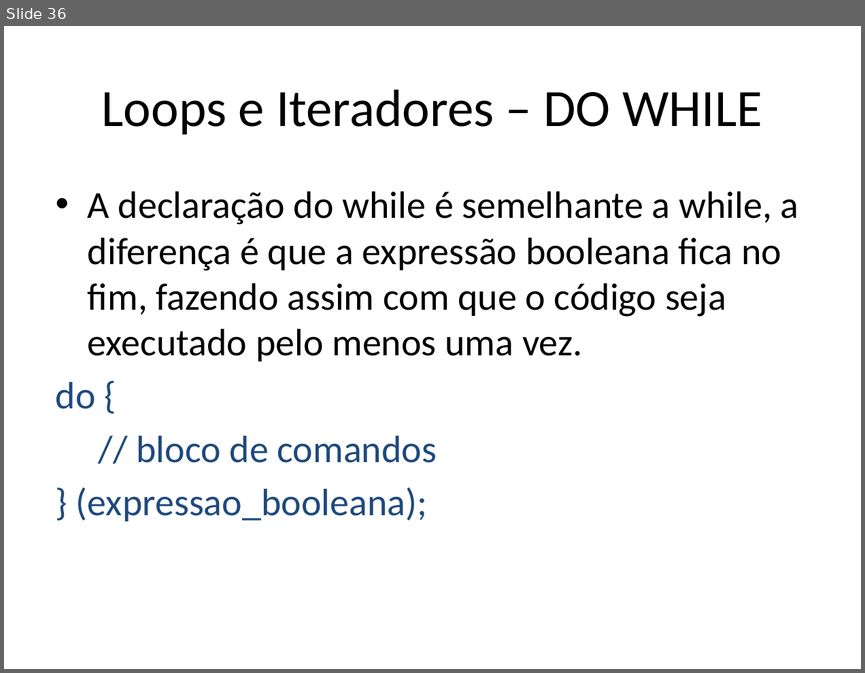
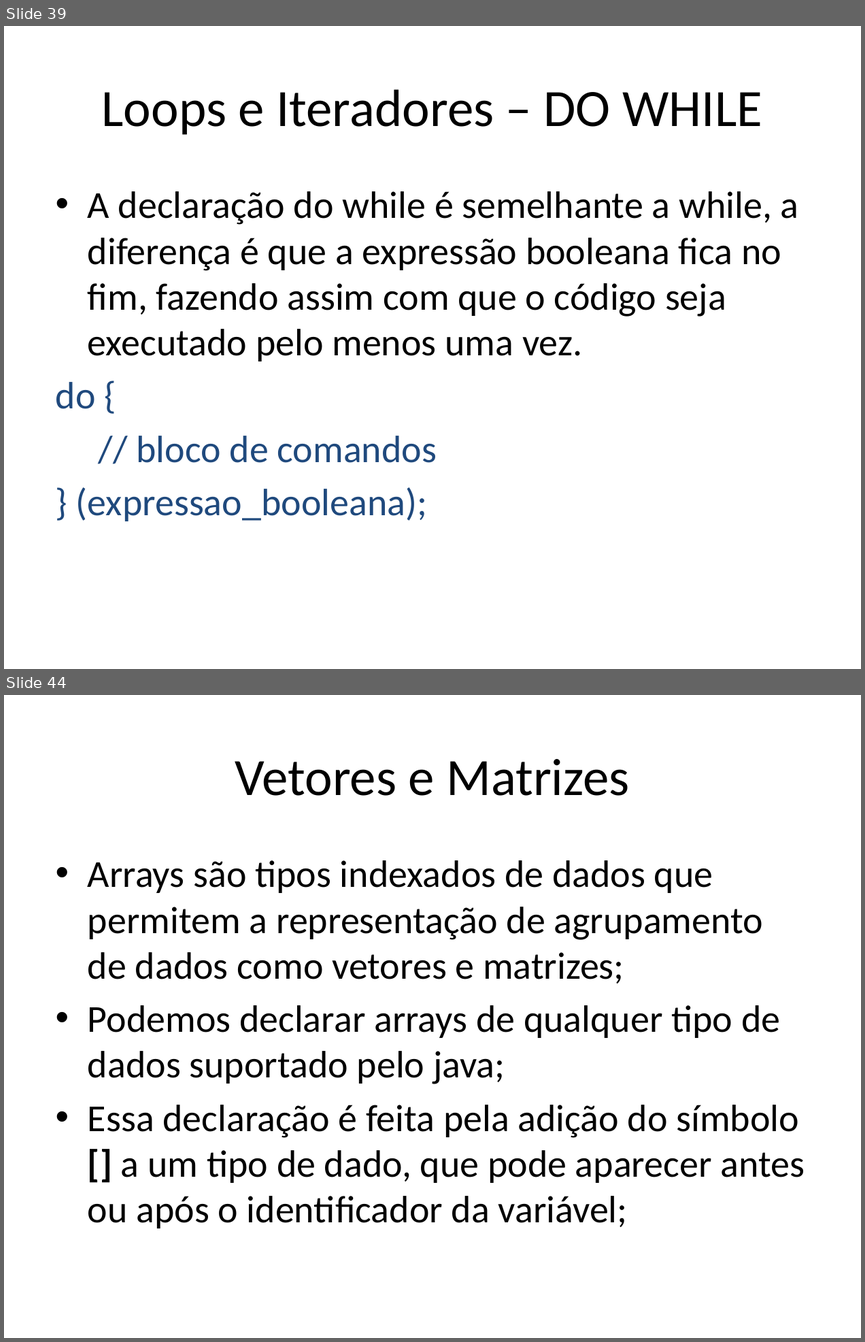
Before and after one commit to renanlessa/CursoJava, a slide deck: Documentos/Curso Java.pptx. Shown one above the other, each under a label of ours: slide 36 before the commit, slides 39 and 44 after it; the slides between them are not shown. The pictures are 865x673 and 865x1342 pixels, drawn with LibreOffice and Linux fonts; fonts in the diff are those of the drawing. Boxes give left, top, right and bottom in pixels: in the first picture for what was removed or moved away, otherwise in the second. Text is boxed around its words. In the diff, an @@ line names an element or a change of style, - is before the commit and + after.

```diff
--- a/Documentos/Curso Java.pptx
+++ b/Documentos/Curso Java.pptx
@@ slide 44 added at [4, 695, 861, 1338], background #FFFFFF @@
@@ title added at [235, 759, 629, 796], 44 pt, text #000000 @@
+Vetores e Matrizes
@@ text added at [88, 860, 804, 1228], 32 pt, text #000000 @@
+• Arrays são tipos indexados de dados que permitem a representação de agrupamento de dados como vetores e matrizes;
+• Podemos declarar arrays de qualquer tipo de dados suportado pelo java;
+• Essa declaração é feita pela adição do símbolo [] a um tipo de dado, que pode aparecer antes ou após o identificador da variável;
@@ what was slide 36 is now slide 39 @@
```
Also in this commit, not shown: 12 other slides added, 44 other files.
